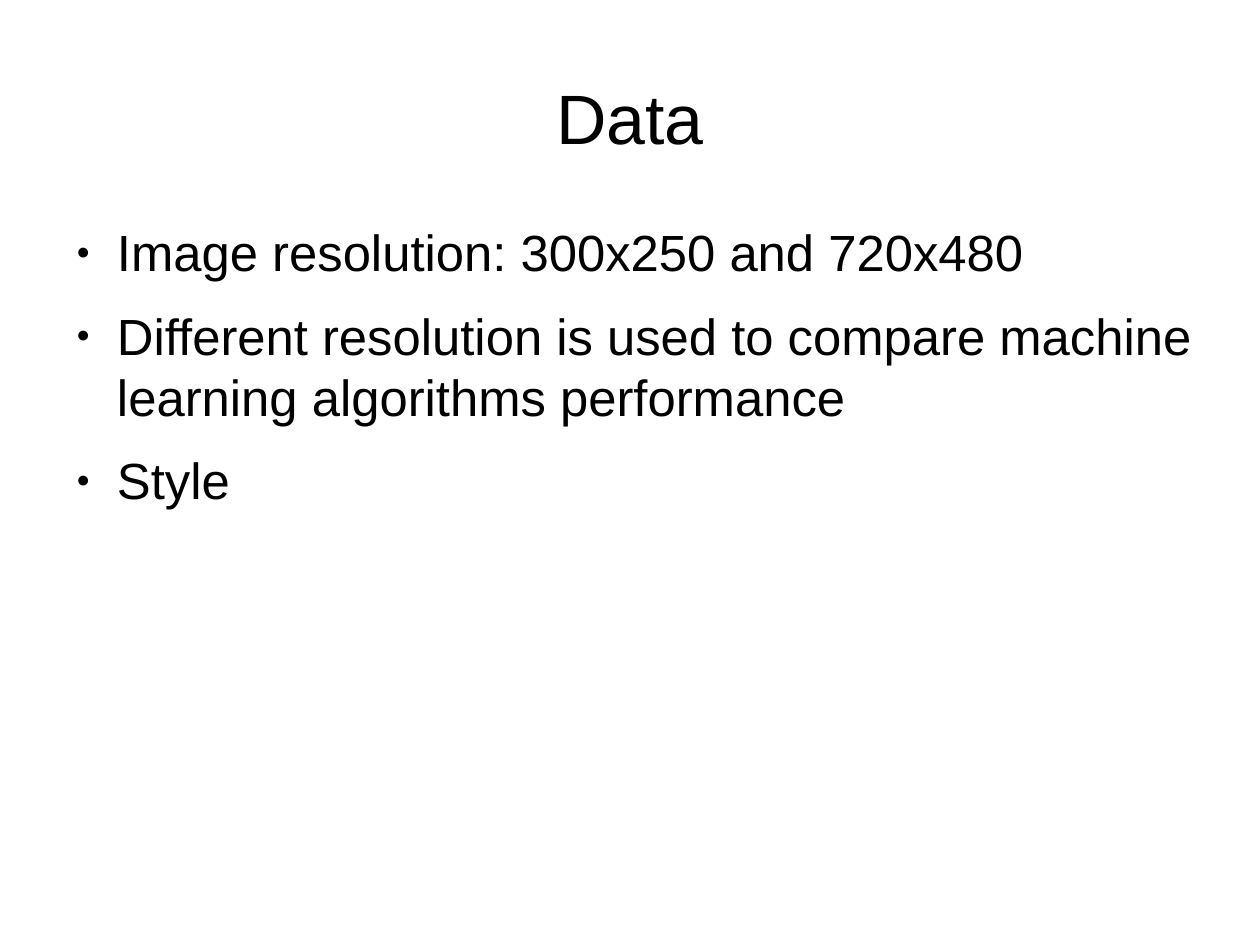
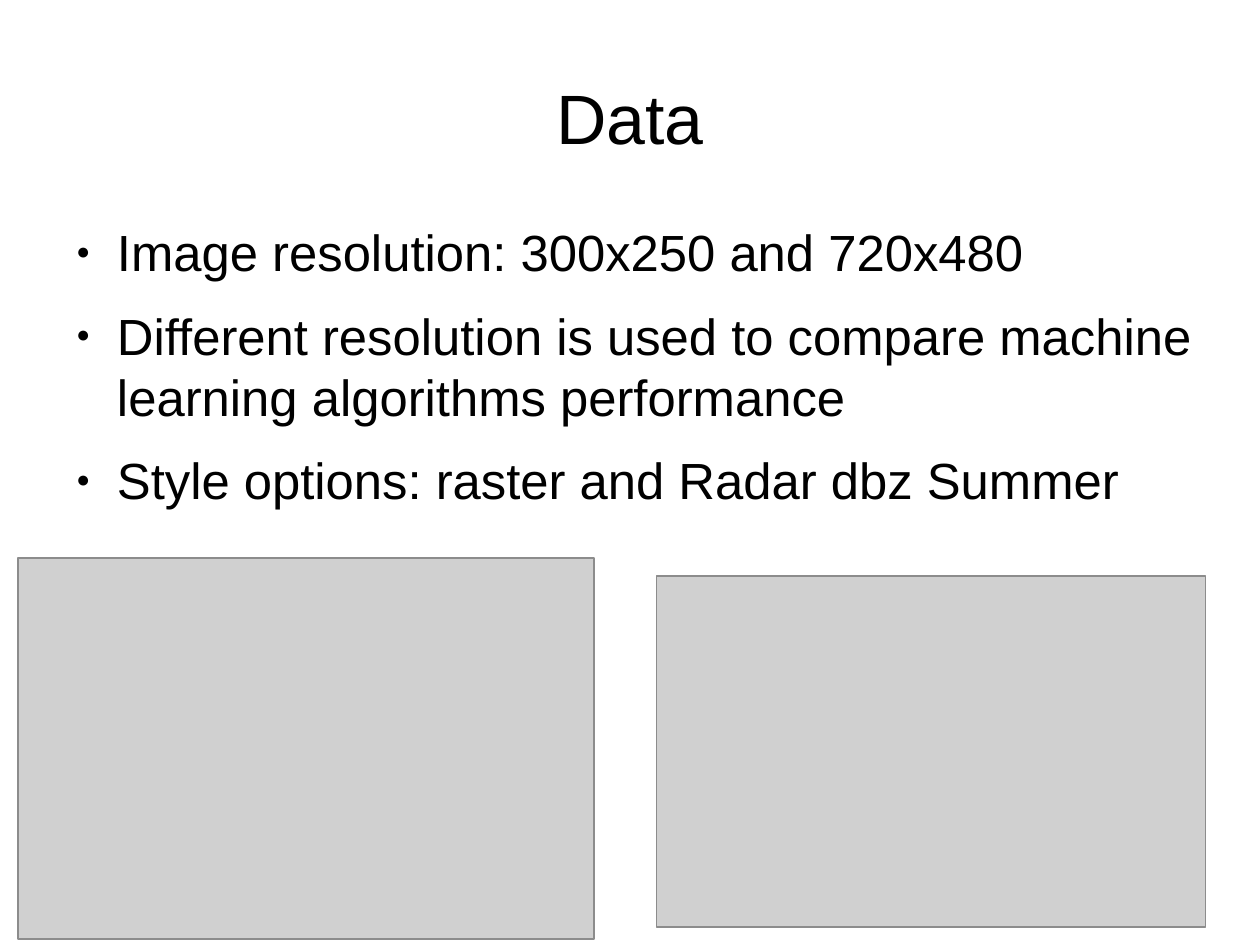
Before and after one commit to mihassin/Radar-image-clustering, a slide deck: slide 5 of docs/PPML-persentation.odp. Drawn at 1260x945 pixels with LibreOffice and Linux fonts; fonts in the diff are those of the drawing; grey boxes stand for pictures. Boxes give left, top, right and bottom in pixels: in the first picture for what was removed or moved away, otherwise in the second. Text is boxed around its words. In the diff, an @@ line names an element or a change of style, - is before the commit and + after.

Commit message:
presentation still lacks cluster sim images

```diff
--- a/docs/PPML-persentation.odp
+++ b/docs/PPML-persentation.odp
@@ text at (117, 462, 1119, 510): text changed @@
-● Style
+● Style options: raster and Radar dbz Summer
@@ picture added at (18, 558, 595, 939) @@
@@ picture added at (657, 576, 1206, 927) @@
```
Also in this commit, not shown: 2 other slides changed, 2 slides added, 1 slide removed, 2 other files.
